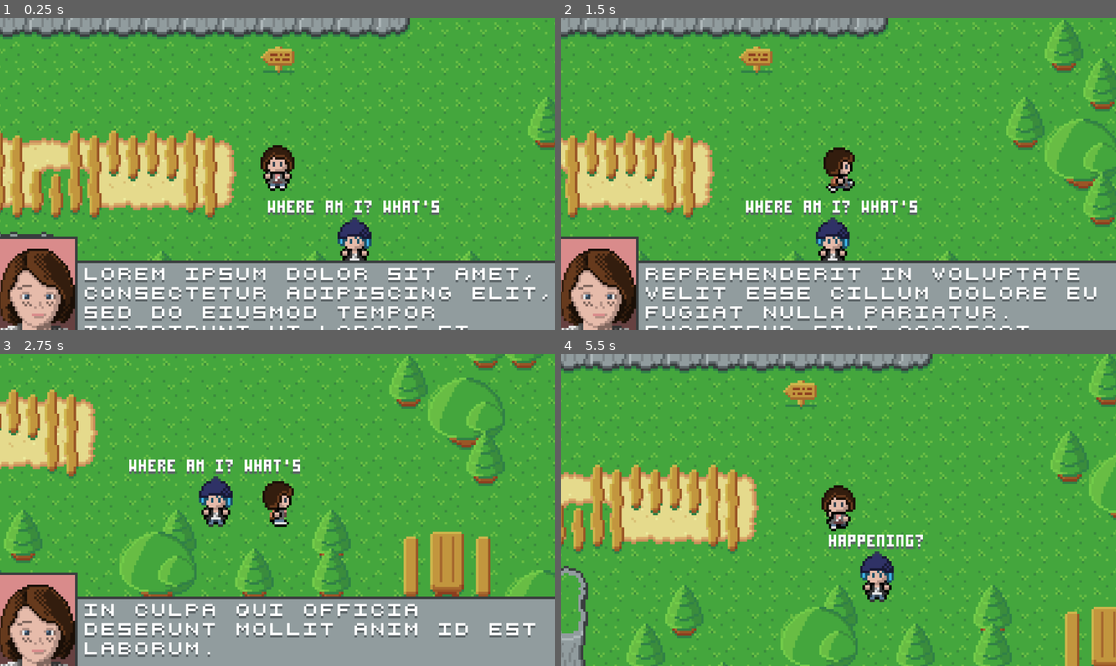
Above: before the commit, frames 1-4 (two rows, left to right).
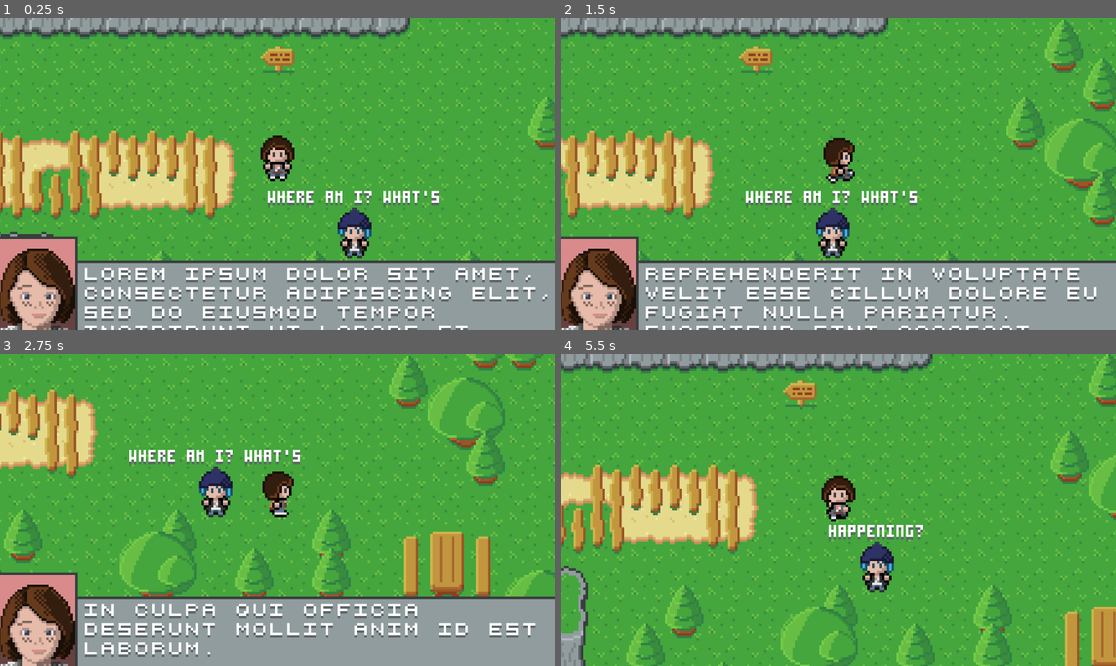
Above: after the commit, the same moments.

Repository: minkezhang/lis
Game: Godot game, scene res://scenes/level/level.tscn
Two runs of this game, one before a commit and one after it. Both use one fixed random seed, a clock stepped at 60 frames per second and the inputs below. The project has no main scene, so this scene is started directly.
Inputs:
- Up to frame 1 (0.25 s): no input
- Up to frame 2 (1.5 s): tap Enter (ui_accept) at 0.5, 0.77 s; hold Right (ui_right) 0.53-1.28 s; hold Down (ui_down) from 1.28 s (still down)
- Up to frame 3 (2.75 s): tap Enter (ui_accept) at 1.52 s; release Down (ui_down) at 2.03 s; hold Right (ui_right) from 2.03 s (still down)
- Up to frame 4 (5.5 s): release Right (ui_right) at 2.78 s; hold Up (ui_up) 2.78-3.53 s; tap Enter (ui_accept) at 3.02, 3.77, 4.52 s; hold Left (ui_left) 3.53-5.03 s; hold Down (ui_down) from 5.03 s (still down)

The runs differ from the first frame. In frame 1, 2.7% of the frame differs, in the area x 46-80%, y 37-78%; in frame 2, 2.6%; in frame 3, 2.6%; in frame 4, 2.4%.

Commit message:
Refactor dialog

Diff:
--- a/scenes/character/chloe/chloe.tscn
+++ b/scenes/character/chloe/chloe.tscn
@@ -9,7 +9,7 @@
 animation_sprite = NodePath("Poses")
 
 [node name="Poses" parent="." instance=ExtResource("2_iocfw")]
-position = Vector2(0, -8)
+position = Vector2(0, -12)
 animation = &"idle_south"
 
 [node name="Dialog" parent="." instance=ExtResource("3_rahk5")]
--- a/scenes/character/dialog/dialog.gd
+++ b/scenes/character/dialog/dialog.gd
@@ -1,13 +1,10 @@
-extends Node2D
-
-const _libdialog = preload('res://lib/dialog.gd')
+extends Dialog
 
 @export var display_offset: int
 
 
 func _eof_reached_handler(id: String):
-	if id == $Label.line_id():
-		visible = false
+	return eof_reached_handler_base(id)
 
 
 func set_display_offset(o: int):
@@ -17,10 +14,9 @@
 
 func set_dialog(l: _libdialog.Line):
 	set_display_offset(display_offset)
-	visible = true
-	$Label.set_dialog(l)
+	super(l)
 
 
 func _ready():
-	visible = false
+	super()
 	SignalBus.eof_reached.connect(_eof_reached_handler)
--- a/scenes/character/dialog/dialog.tscn
+++ b/scenes/character/dialog/dialog.tscn
@@ -4,16 +4,17 @@
 [ext_resource type="FontFile" uid="uid://c1ptg86ugn50h" path="res://scenes/label/assets/font_3x6.png" id="2_mg7c5"]
 [ext_resource type="Script" path="res://scenes/label/label.gd" id="3_x8gi0"]
 
-[node name="Dialog" type="Node2D"]
+[node name="Dialog" type="Node2D" node_paths=PackedStringArray("label")]
 z_index = 5
 script = ExtResource("1_qks7b")
+label = NodePath("Label")
 
 [node name="Label" type="Label" parent="."]
 custom_minimum_size = Vector2(80, 0)
 offset_left = -40.0
-offset_top = -21.0
+offset_top = -25.0
 offset_right = 40.0
-offset_bottom = -14.0
+offset_bottom = -18.0
 theme_override_fonts/font = ExtResource("2_mg7c5")
 horizontal_alignment = 1
 autowrap_mode = 3
--- a/scenes/character/max/max.tscn
+++ b/scenes/character/max/max.tscn
@@ -9,6 +9,7 @@
 animation_sprite = NodePath("Poses")
 
 [node name="Poses" parent="." instance=ExtResource("2_uc811")]
+position = Vector2(0, -12)
 animation = &"idle_south"
 frame_progress = 0.0
 
--- /dev/null
+++ b/scenes/dialog/dialog.gd
@@ -0,0 +1,23 @@
+extends Node2D
+class_name Dialog
+
+const _libdialog = preload('res://lib/dialog.gd')
+
+@export var label: Label
+
+
+# Implementations of the Dialog class will need to connect to this handler.
+func eof_reached_handler_base(id: String):
+	if id == label.line_id():
+		visible = false
+
+
+func set_dialog(l: _libdialog.Line):
+	visible = true
+	$Label.set_dialog(l)
+
+
+func _ready():
+	assert(label != null, 'Property label must be non-null')
+
+	visible = false
--- a/scenes/level/dialog/dialog.gd
+++ b/scenes/level/dialog/dialog.gd
@@ -1,30 +1,22 @@
-extends Node2D
-
-const _libdialog = preload('res://lib/dialog.gd')
+extends Dialog
 
 const _SPRITE_LOOKUP = {
 	_libdialog.C.MAX: Rect2(Vector2(0, 0), Vector2(32, 64)),
 }
 
 
-func _handle_eof_reached(id: String):
+func _eof_reached_handler(id: String):
+	eof_reached_handler_base(id)
 	if id == $Label.line_id():
-		visible = false
-		$Controllable.input_advance_text.disconnect(advance_dialog_text)
+		$Controllable.input_advance_text.disconnect($Label.advance_dialog_text)
 
 
 func set_dialog(l: _libdialog.Line):
-	visible = true
-	$Controllable.input_advance_text.connect(advance_dialog_text)
-
+	super(l)
+	$Controllable.input_advance_text.connect($Label.advance_dialog_text)
 	$Frame.set_region_rect(_SPRITE_LOOKUP[l.character()])
-	$Label.set_dialog(l)
-
-
-func advance_dialog_text():
-	$Label.advance_dialog_text()
 
 
 func _ready():
-	visible = false
-	SignalBus.eof_reached.connect(_handle_eof_reached)
+	super()
+	SignalBus.eof_reached.connect(_eof_reached_handler)
--- a/scenes/level/dialog/dialog.tscn
+++ b/scenes/level/dialog/dialog.tscn
@@ -8,8 +8,9 @@
 [ext_resource type="FontFile" uid="uid://bpkv3xjfyllhn" path="res://scenes/level/dialog/assets/font_5x6.png" id="6_x26uj"]
 [ext_resource type="Script" path="res://scenes/label/label.gd" id="7_a2h7i"]
 
-[node name="Dialog" type="Node2D"]
+[node name="Dialog" type="Node2D" node_paths=PackedStringArray("label")]
 script = ExtResource("1_oifte")
+label = NodePath("Label")
 
 [node name="Controllable" type="Node" parent="."]
 script = ExtResource("2_y48kw")
